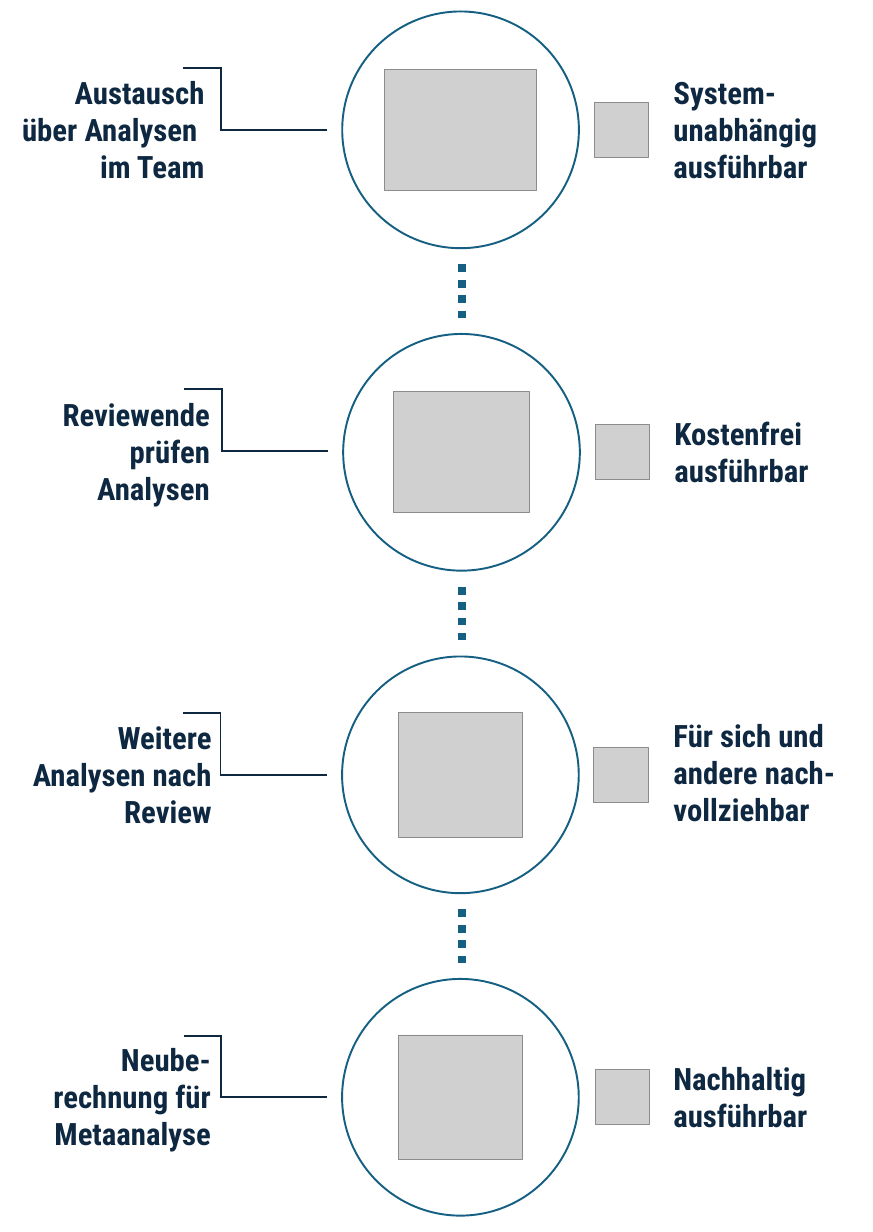
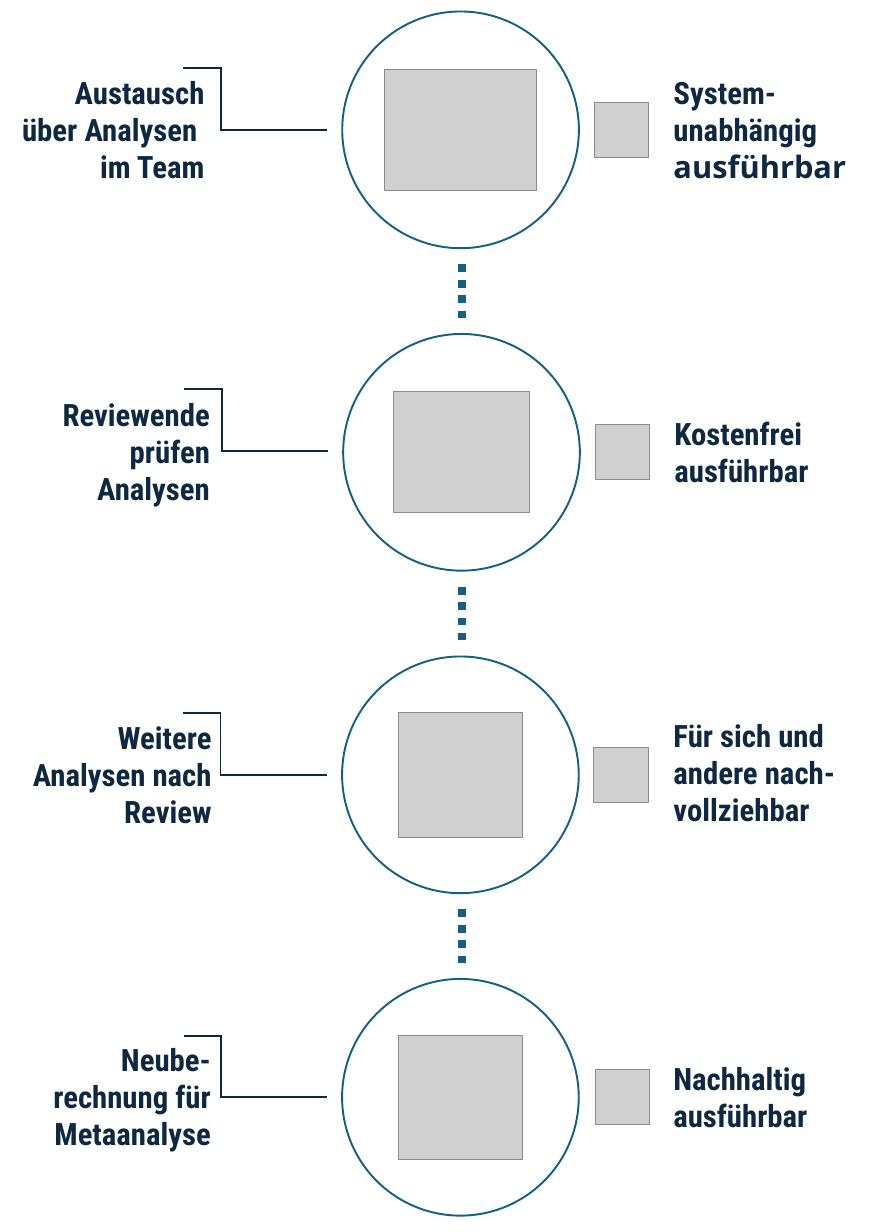
Before and after one commit to j-5chneider/reproduce, a slide deck: slide 2 of slides/www/fig1.pptx. Drawn at 873x1232 pixels with LibreOffice and Linux fonts; fonts in the diff are those of the drawing; grey boxes stand for pictures. Boxes give left, top, right and bottom in pixels: in the first picture for what was removed or moved away, otherwise in the second. Text is boxed around its words. In the diff, an @@ line names an element or a change of style, - is before the commit and + after.

```diff
--- a/slides/www/fig1.pptx
+++ b/slides/www/fig1.pptx
@@ text "System-unabhängig ausführbar" at [673, 81, 846, 179]: font Roboto Condensed to Open Sans in "ausführbar" @@
```
Also in this commit, not shown: 12 other files.
